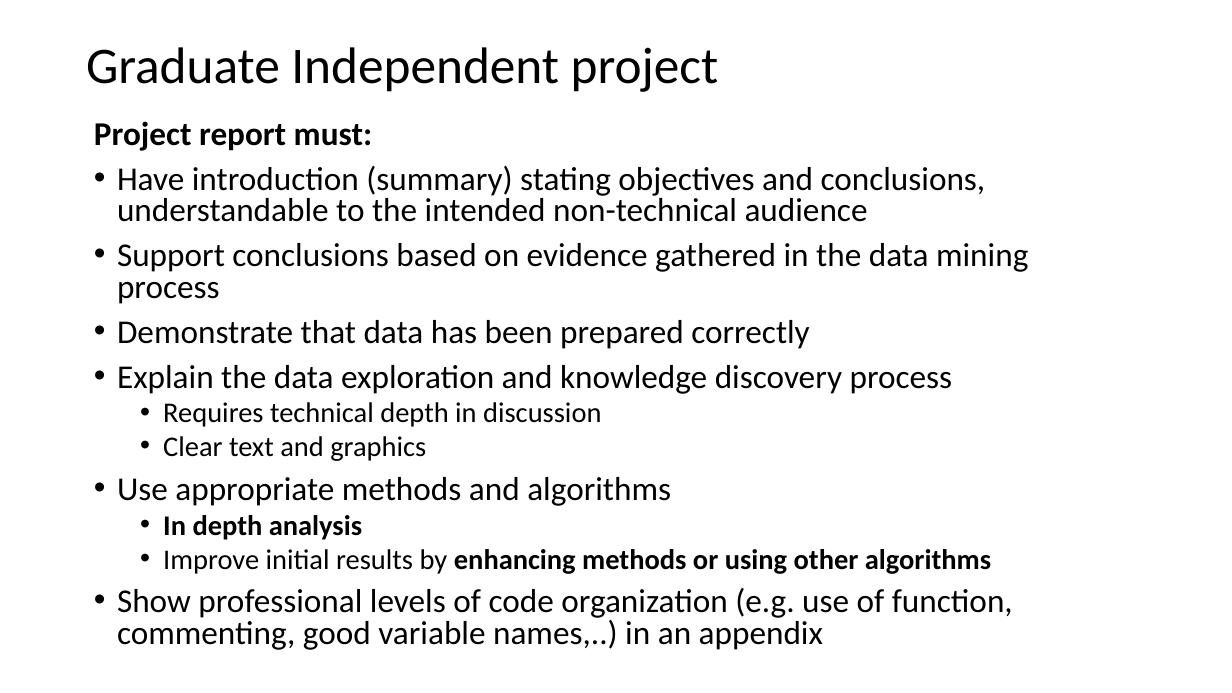
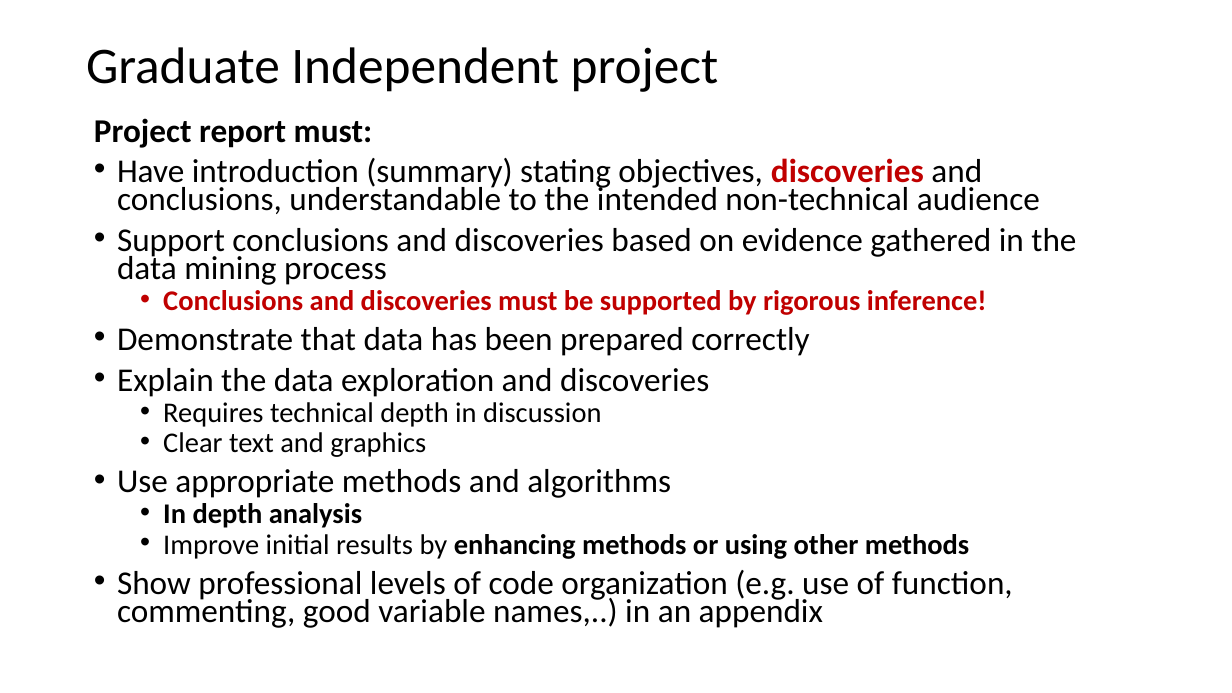
Before and after one commit to StephenElston/CSCI-E-83, a slide deck: slide 6 of SupplementaryMaterials/GraduateIndependentProject.pptx (slide 5 before the commit). Drawn at 1232x693 pixels with LibreOffice and Linux fonts; fonts in the diff are those of the drawing. Boxes give left, top, right and bottom in pixels: in the first picture for what was removed or moved away, otherwise in the second. Text is boxed around its words. In the diff, an @@ line names an element or a change of style, - is before the commit and + after.

Commit message:
Updates and correction to graudate project slides

```diff
--- a/SupplementaryMaterials/GraduateIndependentProject.pptx
+++ b/SupplementaryMaterials/GraduateIndependentProject.pptx
@@ text at (x1=94, y1=118, x2=1013, y2=628): line spacing 0.8 to 0.7 @@
@@ text at (x1=117, y1=158, x2=1076, y2=315): text changed @@
-• Have introduction (summary) stating objectives and conclusions, understandable to the intended non-technical audience
-• Support conclusions based on evidence gathered in the data mining process
+• Have introduction (summary) stating objectives, discoveries and conclusions, understandable to the intended non-technical audience
+• Support conclusions and discoveries based on evidence gathered in the data mining process
+  • Conclusions and discoveries must be supported by rigorous inference!
@@ text at (x1=117, y1=368, x2=709, y2=397): text changed @@
-• Explain the data exploration and knowledge discovery process
+• Explain the data exploration and discoveries
@@ text at (x1=163, y1=534, x2=969, y2=559): text changed @@
-  • Improve initial results by enhancing methods or using other algorithms
+  • Improve initial results by enhancing methods or using other methods
```
Also in this commit, not shown: 5 other slides changed.
